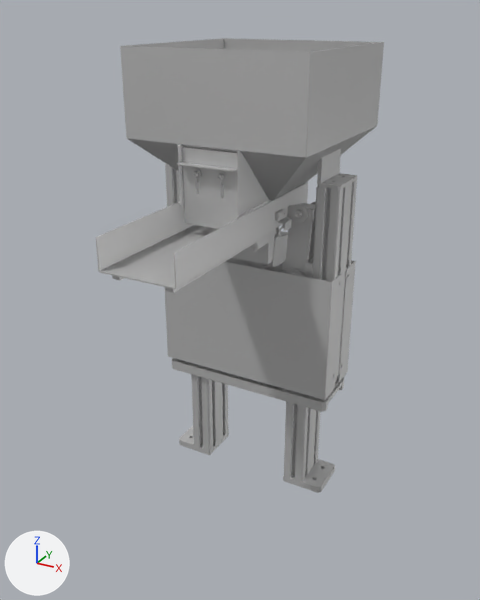
Before and after pictures for a commit that changed the glTF model public/models/hopper.glb.
One viewpoint serves both versions: a 50 mm camera at (512.0, -992.0, 304.0) aimed at (15.0, -89.0, -148.0). Arrows for +X, +Y and +Z are at lower left; the lights stay in place.
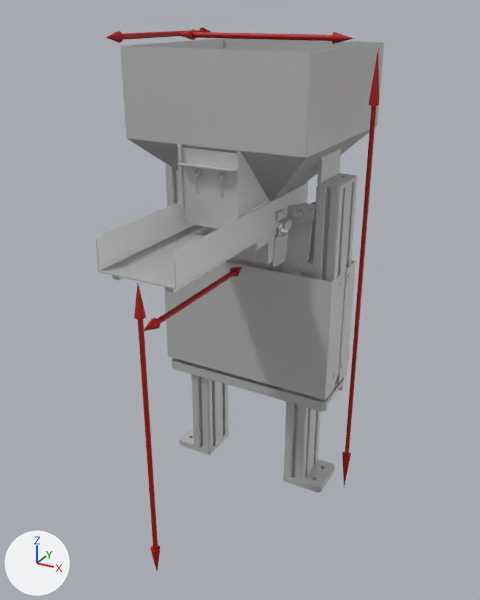
The newer file is also rescaled (x0.621), turned or shifted as a whole; pictures and numbers use the older file's frame.

The change, as JSON lines over the scene's bpy script:
```json
{"op": "add", "block": "mat_material_013", "code": ["mat_material_013 = principled_material('Material.013')", "mat_material_013.base_color = (0.407, 0.0, 0.0)  # red #ab0000"]}
{"op": "add", "block": "mat_material_012", "code": ["mat_material_012 = principled_material('Material.012')", "mat_material_012.base_color = (0.407, 0.0, 0.0)  # red #ab0000"]}
{"op": "add", "block": "mat_material_011", "code": ["mat_material_011 = principled_material('Material.011')", "mat_material_011.base_color = (0.407, 0.0, 0.0)  # red #ab0000"]}
{"op": "add", "block": "mat_material_010", "code": ["mat_material_010 = principled_material('Material.010')", "mat_material_010.base_color = (0.407, 0.0, 0.0)  # red #ab0000"]}
{"op": "add", "block": "mat_material_008", "code": ["mat_material_008 = principled_material('Material.008')", "mat_material_008.base_color = (0.407, 0.0, 0.0)  # red #ab0000"]}
{"op": "add", "block": "me_cone_009", "code": ["me_cone_009 = bpy.data.meshes.new('Cone.009')", "me_cone_009.from_pydata(...)  # 130 vertices, 248 faces; spans x -1.0..1.0, y -1.0..1.0, z -18.7..1.0", "me_cone_009.materials.append(mat_material_013)  # red #ab0000"]}
{"op": "add", "block": "me_cone_008", "code": ["me_cone_008 = bpy.data.meshes.new('Cone.008')", "me_cone_008.from_pydata(...)  # 130 vertices, 248 faces; spans x -1.0..1.0, y -1.0..1.0, z -18.7..1.0", "me_cone_008.materials.append(mat_material_012)  # red #ab0000"]}
{"op": "add", "block": "me_cone_007", "code": ["me_cone_007 = bpy.data.meshes.new('Cone.007')", "me_cone_007.from_pydata(...)  # 130 vertices, 248 faces; spans x -1.0..1.0, y -1.0..1.0, z -18.7..1.0", "me_cone_007.materials.append(mat_material_011)  # red #ab0000"]}
{"op": "add", "block": "me_cone_006", "code": ["me_cone_006 = bpy.data.meshes.new('Cone.006')", "me_cone_006.from_pydata(...)  # 130 vertices, 248 faces; spans x -1.0..1.0, y -1.0..1.0, z -18.7..1.0", "me_cone_006.materials.append(mat_material_010)  # red #ab0000"]}
{"op": "add", "block": "me_cone_003", "code": ["me_cone_003 = bpy.data.meshes.new('Cone.003')", "me_cone_003.from_pydata(...)  # 130 vertices, 248 faces; spans x -1.0..1.0, y -1.0..1.0, z -18.7..1.0", "me_cone_003.materials.append(mat_material_008)  # red #ab0000"]}
{"op": "add", "block": "ob_cone_006", "code": ["ob_cone_006 = bpy.data.objects.new('Cone.006', me_cone_009)", "ob_cone_006.location = (192.0, 2.0, -500.0)", "ob_cone_006.rotation_euler = (0.0, 0.0, 3.142)  # degrees (0, 0, 180)", "ob_cone_006.scale = (-7.9, -7.9, -40.2)"]}
{"op": "add", "block": "ob_cone_005", "code": ["ob_cone_005 = bpy.data.objects.new('Cone.005', me_cone_008)", "ob_cone_005.location = (-178.0, -137.0, 263.0)", "ob_cone_005.rotation_euler = (-1.57, -3.142, 0.0)  # degrees (-90, -180, 0)", "ob_cone_005.scale = (-8.34, -8.34, -15.5)"]}
{"op": "add", "block": "ob_cone_004", "code": ["ob_cone_004 = bpy.data.objects.new('Cone.004', me_cone_007)", "ob_cone_004.location = (-138.0, 3.0, 263.0)", "ob_cone_004.rotation_euler = (1.572, 0.0, 1.571)  # degrees (90, 0, 90)", "ob_cone_004.scale = (-8.34, -8.34, -15.6)"]}
{"op": "add", "block": "ob_cone_003", "code": ["ob_cone_003 = bpy.data.objects.new('Cone.003', me_cone_006)", "ob_cone_003.location = (2.0, -326.0, -101.0)", "ob_cone_003.rotation_euler = (-1.57, -3.142, 0.0)  # degrees (-90, -180, 0)", "ob_cone_003.scale = (-8.34, -8.34, -14.4)"]}
{"op": "add", "block": "ob_cone_001", "code": ["ob_cone_001 = bpy.data.objects.new('Cone.001', me_cone_003)", "ob_cone_001.location = (1.0, -344.0, -510.0)", "ob_cone_001.rotation_euler = (0.0, 0.0, 3.142)  # degrees (0, 0, 180)", "ob_cone_001.scale = (-7.9, -7.9, -25.9)"]}
```

Location of each change, (x1, y1, x2, y2) in pixels of the pictures (480 x 600 px):
```json
{"object": "Cone.006", "change": "added", "after": [342, 52, 379, 486], "on screen": "red"}
{"object": "Cone.001", "change": "added", "after": [134, 283, 160, 571], "on screen": "red"}
{"object": "Cone.004", "change": "added", "after": [178, 29, 354, 44], "on screen": "red"}
{"object": "Cone.003", "change": "added", "after": [144, 267, 242, 331], "on screen": "red"}
{"object": "Cone.005", "change": "added", "after": [106, 27, 211, 43], "on screen": "red"}
```
